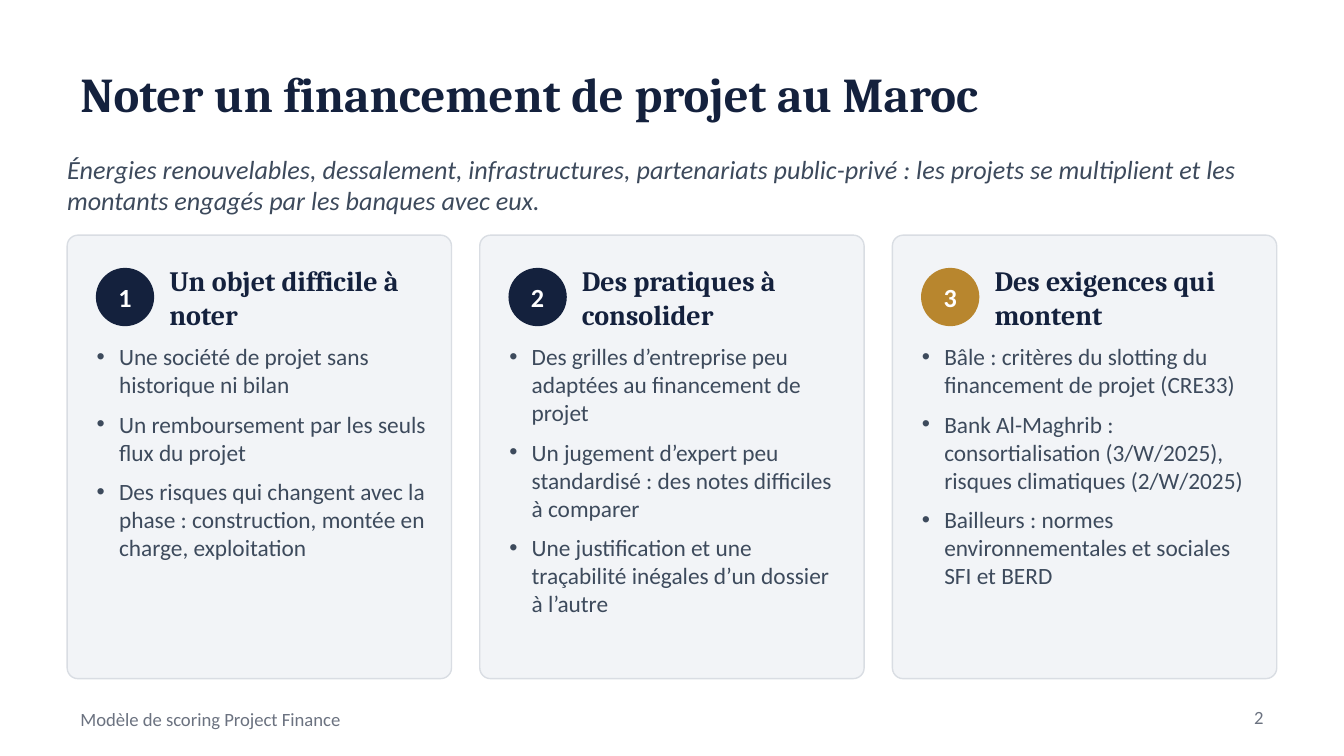
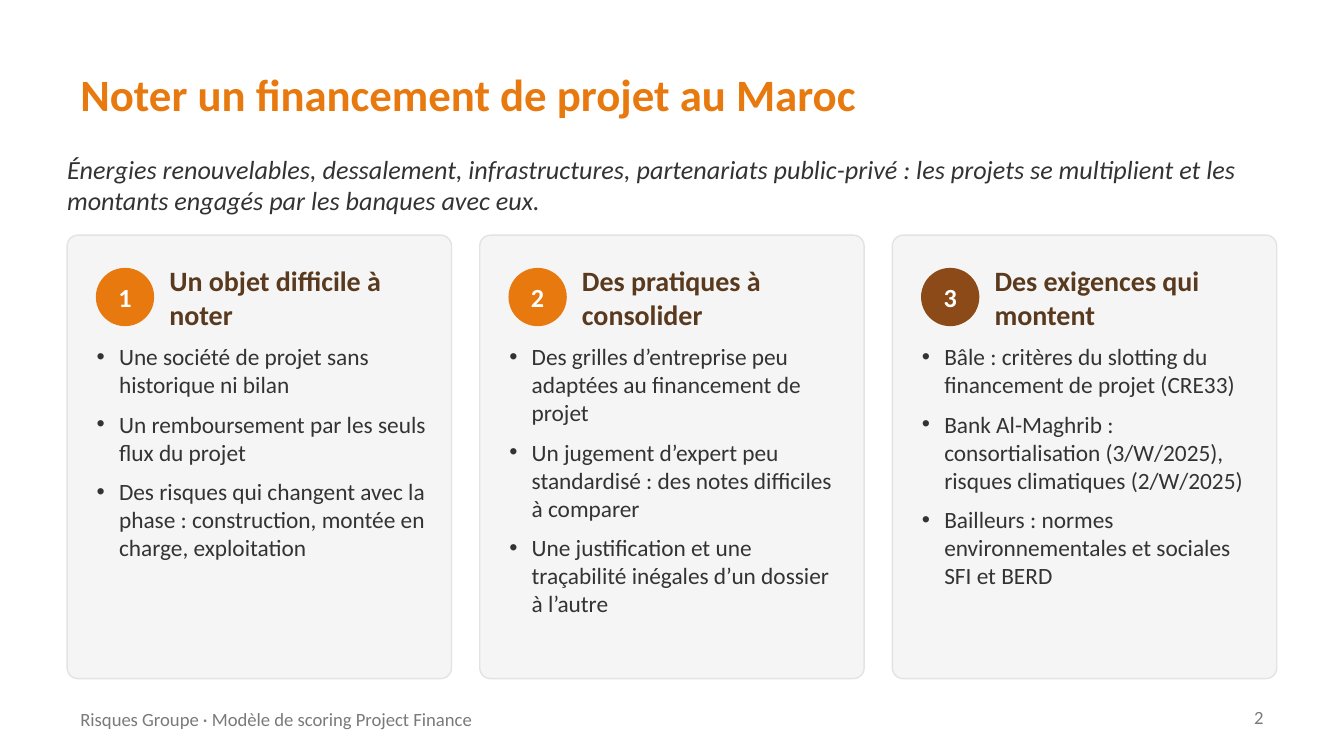
Before and after one commit to tariqeddoumi/pf-scoring-v7claude, a slide deck: slide 2 of docs/formation/Presentation_modele_scoring_PF.pptx. Drawn at 1344x756 pixels with LibreOffice and Linux fonts; fonts in the diff are those of the drawing; background and template pictures are left out. Boxes give left, top, right and bottom in pixels: in the first picture for what was removed or moved away, otherwise in the second. Text is boxed around its words. In the diff, an @@ line names an element or a change of style, - is before the commit and + after.

```diff
--- a/docs/formation/Presentation_modele_scoring_PF.pptx
+++ b/docs/formation/Presentation_modele_scoring_PF.pptx
@@ title "Noter un financement de projet ..." at [80, 79, 855, 119]: size 26 to 24 pt, font Cambria to Calibri, text colour #14213D to #E8790F @@
@@ fill #F2F4F7 to #F5F5F5; outline #D9DDE3 0.75 pt to #E3E3E3 0.75 pt in 3 elements at [67, 235, 452, 679], [480, 235, 864, 679], [892, 235, 1277, 679] @@
@@ ellipse at [97, 269, 153, 325]: fill #14213D to #E8790F; outline #14213D 1 pt to #E8790F 1 pt @@
@@ ellipse at [509, 269, 566, 325]: fill #14213D to #E8790F; outline #14213D 1 pt to #E8790F 1 pt @@
@@ ellipse at [922, 269, 978, 325]: fill #B8862E to #8B4A17; outline #B8862E 1 pt to #8B4A17 1 pt @@
@@ font Cambria to Calibri, text colour #14213D to #5A3A1E in 3 elements at [169, 271, 381, 325], [582, 271, 761, 325], [995, 271, 1199, 325] @@
@@ text colour #3D4A5C to #333333 in 4 elements at [67, 158, 1235, 215], [119, 349, 425, 560], [532, 348, 832, 612], [944, 349, 1243, 584] @@
@@ text at [80, 713, 471, 729]: text changed; text colour #6B7280 to #7A7A7A @@
-Modèle de scoring Project Finance
+Risques Groupe · Modèle de scoring Project Finance
@@ page number at [1254, 712, 1263, 724]: text colour #6B7280 to #7A7A7A @@
```
Also in this commit, not shown: 6 other slides changed, 1 slide added, 1 other file.
